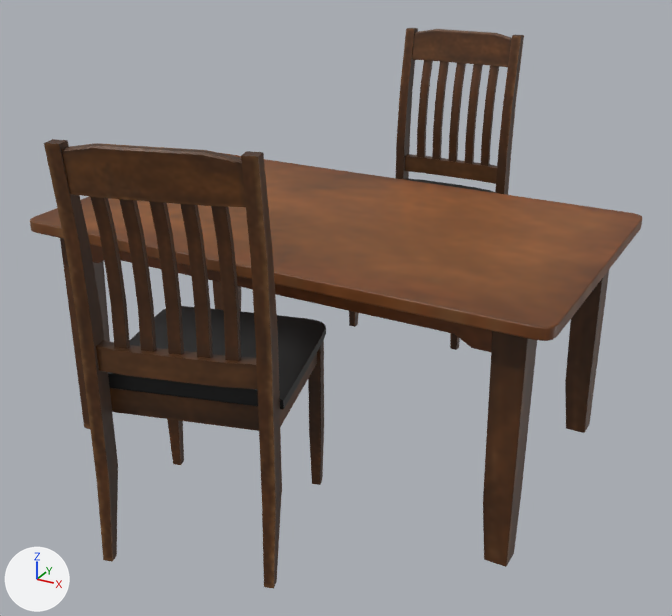
The FBX model Assets/PRISON161/PrisonProps/old_table.fbx, before and after one commit.
One viewpoint serves both versions: a camera (50 mm lens) standing at (2.65, -4.83, 3.05) and looking at (0.05, -0.11, 0.69). The axes (+X, +Y, +Z) are drawn at lower left. The lights are the same throughout. Where no turn or scale is listed for an object, it has been applied to the vertices.

The older version as bpy lines, for what is in view:
```python
me_mesh_018 = bpy.data.meshes.new('Mesh.018')
me_mesh_018.from_pydata(...)  # 752 vertices, 638 faces; spans x -1.66..1.66, y -0.97..0.97, z -0.25..1.25
me_mesh_018.materials.append(mat_sign)  # picture img_props_png
me_mesh_019 = bpy.data.meshes.new('Mesh.019')
me_mesh_019.from_pydata(...)  # 824 vertices, 721 faces; spans x -0.48..0.48, y 0.92..2.02, z 0.0..2.14
me_mesh_019.materials.append(mat_sign)  # picture img_props_png
me_mesh_020 = bpy.data.meshes.new('Mesh.020')
me_mesh_020.from_pydata(...)  # 824 vertices, 721 faces; spans x -0.48..0.68, y -2.12..-0.85, z 0.0..2.14
me_mesh_020.materials.append(mat_sign)  # picture img_props_png
ob_chair = bpy.data.objects.new('chair', me_mesh_019)
ob_chair.location = (0.0, 0.0, 0.0)
ob_chair001 = bpy.data.objects.new('chair001', me_mesh_020)
ob_chair001.location = (0.0, 0.0, 0.0)
ob_old_table = bpy.data.objects.new('old_table', me_mesh_018)
ob_old_table.location = (0.0, 0.0, 0.0)
```
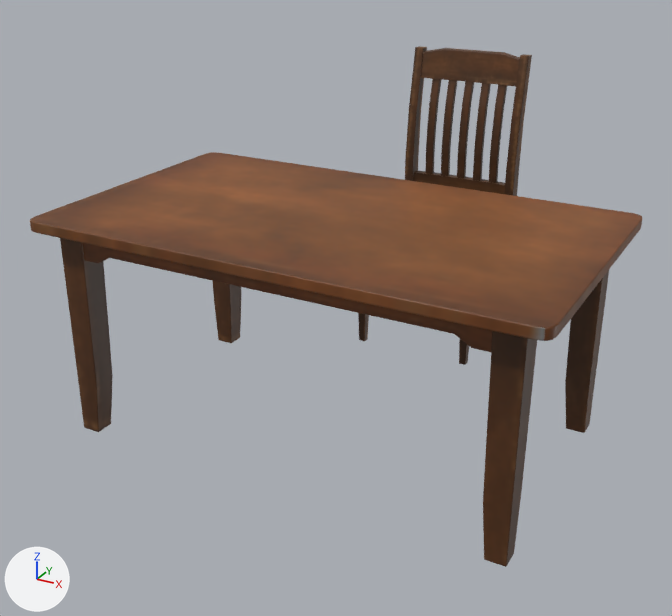
The newer file is also rescaled (x1.077), turned or shifted as a whole; pictures and numbers use the older file's frame.

Edits to the bpy script that builds the scene:
```text
Add img_prison_seats_cellprops_basecolor_png:
    img_prison_seats_cellprops_basecolor_png = load_image('prison seats_CellProps_BaseColor.png', '../Textures/props/prison seats_CellProps_BaseColor.png', 1024, 1024, 'sRGB')
Add mat_cellprops:
    mat_cellprops = principled_material('CellProps')
    mat_cellprops.texture = img_prison_seats_cellprops_basecolor_png
Change me_mesh_018:
    where me_mesh_018.from_pydata(...)  # 752 vertices, 638 faces; spans x -1.66..1.66, y -0.97..0.97, z -0.25..1.25
    used by ob_old_table; location = (0.0, 0.0, 0.0)
    remove me_mesh_018.materials.append(mat_sign)  # picture img_props_png
    me_mesh_018 part 1: texture (UV) coordinates of 638 of 638 faces, centred in x -1.66..1.66, y -0.97..0.97, z -0.25..1.25, changed; they spanned u 0.23..0.4, v 0.62..0.79 and now span u 0.4..0.57, v 0.62..0.79
    add me_mesh_018.materials.append(mat_cellprops)  # picture img_prison_seats_cellprops_basecolor_png
Change me_mesh_019:
    where me_mesh_019.from_pydata(...)  # 824 vertices, 721 faces; spans x -0.48..0.48, y 0.92..2.02, z 0.0..2.14
    used by ob_chair; location = (0.0, 0.0, 0.0)
    me_mesh_019 part 2: the whole mesh is moved by (0.05, 0.08, -0.15)
Remove ob_chair001:
    ob_chair001 = bpy.data.objects.new('chair001', me_mesh_020)
    ob_chair001.location = (0.0, 0.0, 0.0)
```

What differs and where, as boxes (x1, y1, x2, y2) in the pictures (672 x 616 px):
'old_table', recoloured, surface changed
    both: (54, 152, 599, 560)
'chair001', deleted (brown)
    before: (44, 139, 326, 589)
'chair', mesh moved
    before: (349, 28, 524, 350)
    after: (358, 46, 532, 365)
part 1 of me_mesh_018, surface changed
    before: (30, 153, 642, 567)
    after: (30, 152, 642, 567)
